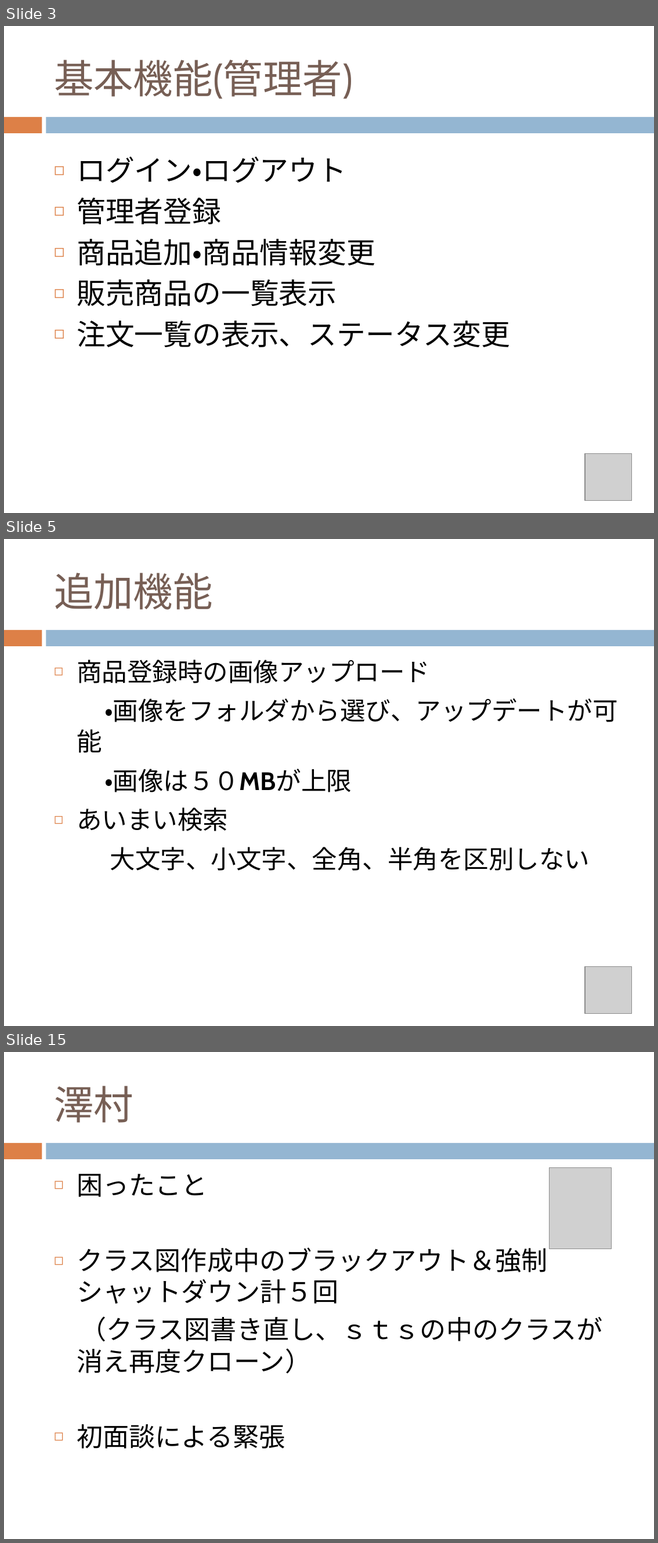
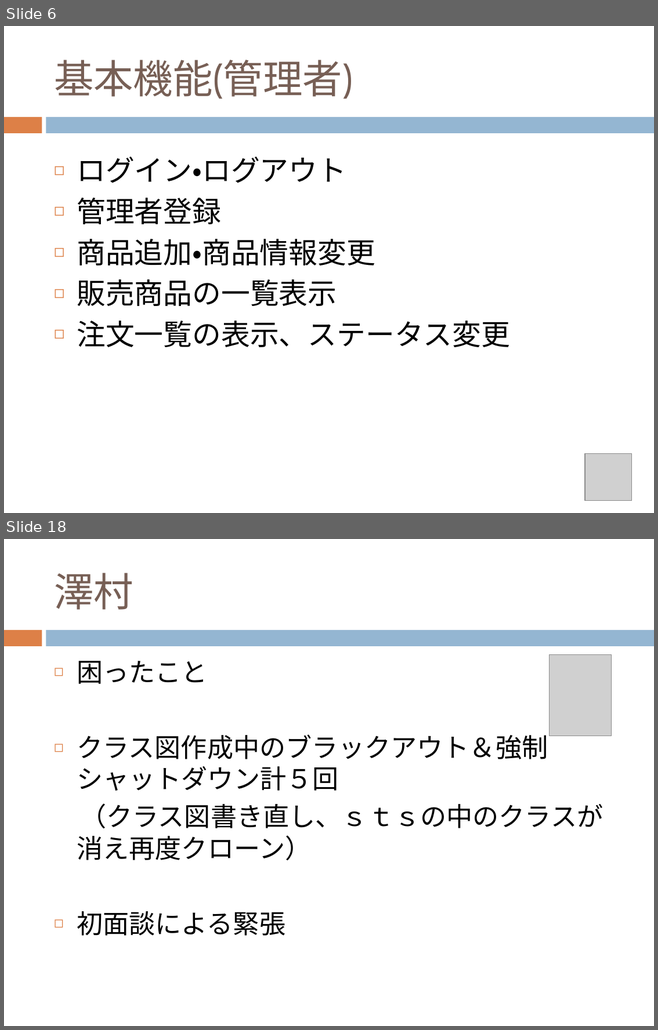
Before and after one commit to chocomegane/springC, a slide deck: document/ECサイト.pptx. Shown one above the other, each under a label of ours: slides 3, 5 and 15 before the commit, slides 6 and 18 after it; the slides between them are not shown. The pictures are 658x1543 and 658x1030 pixels, drawn with LibreOffice and Linux fonts; fonts in the diff are those of the drawing; grey boxes stand for pictures. Boxes give left, top, right and bottom in pixels: in the first picture for what was removed or moved away, otherwise in the second. Text is boxed around its words. In the diff, an @@ line names an element or a change of style, - is before the commit and + after.

```diff
--- a/document/ECサイト.pptx
+++ b/document/ECサイト.pptx
@@ slide 5 removed at (4, 539, 654, 1026), background #FFFFFF; not listed: 2 template elements that a slide beside it also shows @@
@@ title removed at (54, 573, 213, 610) @@
-追加機能
@@ text removed at (76, 660, 618, 871) @@
-◻ 商品登録時の画像アップロード
-・画像をフォルダから選び、アップデートが可能
-・画像は５０MBが上限
-◻ あいまい検索
-大文字、小文字、全角、半角を区別しない
@@ picture removed at (585, 966, 632, 1013) @@
@@ what was slide 3 is now slide 6 @@
@@ what was slide 15 is now slide 18 @@
```
Also in this commit, not shown: 4 slides changed, 15 slides added, 8 other slides removed.
